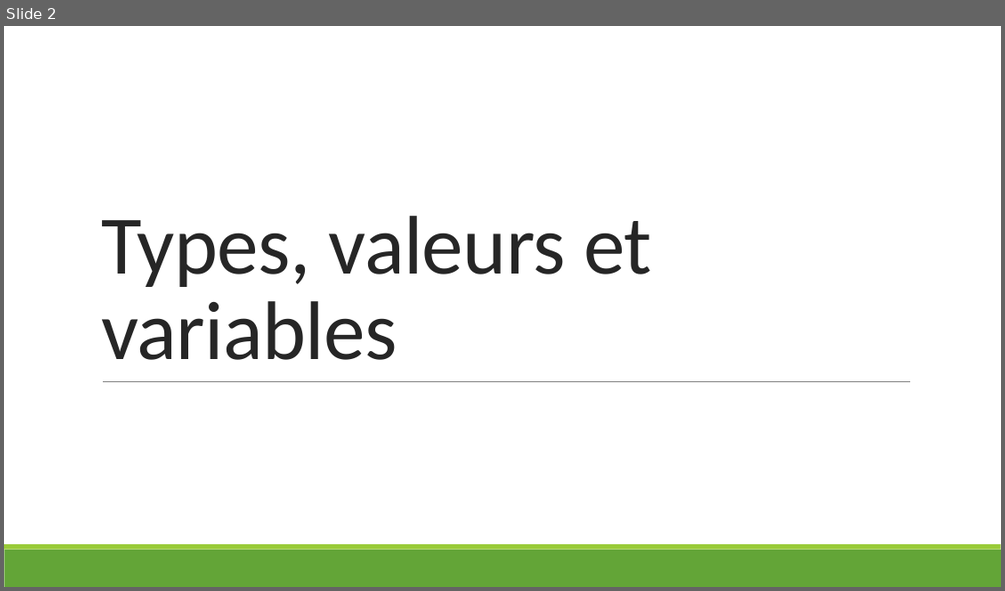
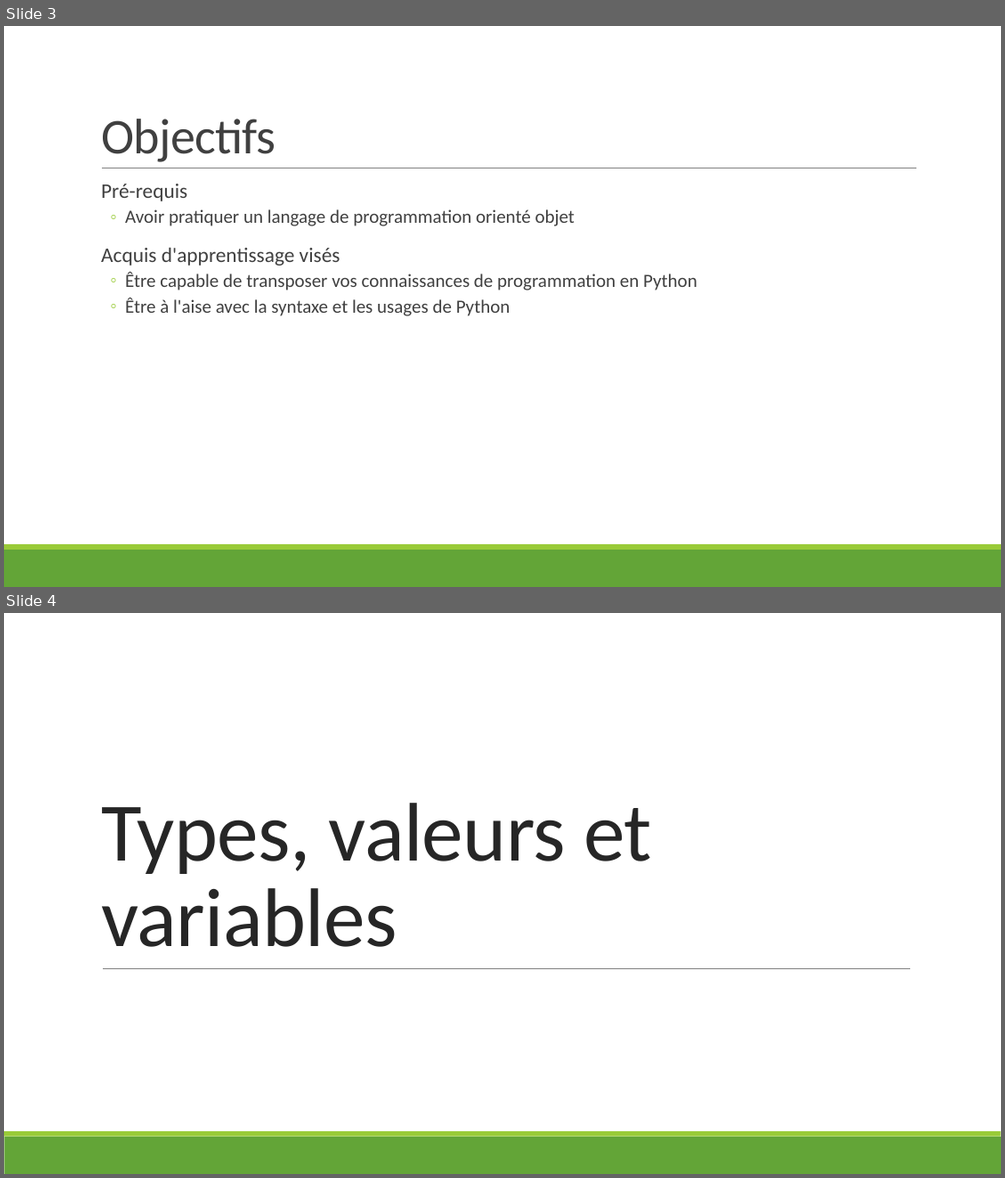
Before and after one commit to hermes-python-201910/courseware, a slide deck: slides.pptx. Shown one above the other, each under a label of ours: slide 2 before the commit, slides 3 and 4 after it. The pictures are 1005x591 and 1005x1178 pixels, drawn with LibreOffice and Linux fonts; fonts in the diff are those of the drawing. Boxes give left, top, right and bottom in pixels: in the first picture for what was removed or moved away, otherwise in the second. Text is boxed around its words. In the diff, an @@ line names an element or a change of style, - is before the commit and + after.

```diff
--- a/slides.pptx
+++ b/slides.pptx
@@ slide 3 added at (4, 26, 1001, 587), background #FFFFFF; not listed: 2 template elements that a slide beside it also shows @@
@@ title added at (101, 119, 275, 162), 48 pt, text #404040 @@
+Objectifs
@@ text added at (101, 184, 697, 316), 18 pt, text #404040 @@
+  Pré-requis
+  ◦ Avoir pratiquer un langage de programmation orienté objet
+  Acquis d'apprentissage visés
+  ◦ Être capable de transposer vos connaissances de programmation en Python
+  ◦ Être à l'aise avec la syntaxe et les usages de Python
@@ line added from (102, 168) to (917, 168), #808080 0.5 pt @@
@@ what was slide 2 is now slide 4 @@
```
Also in this commit, not shown: 1 slide changed, 7 other slides added, 1 other file.
